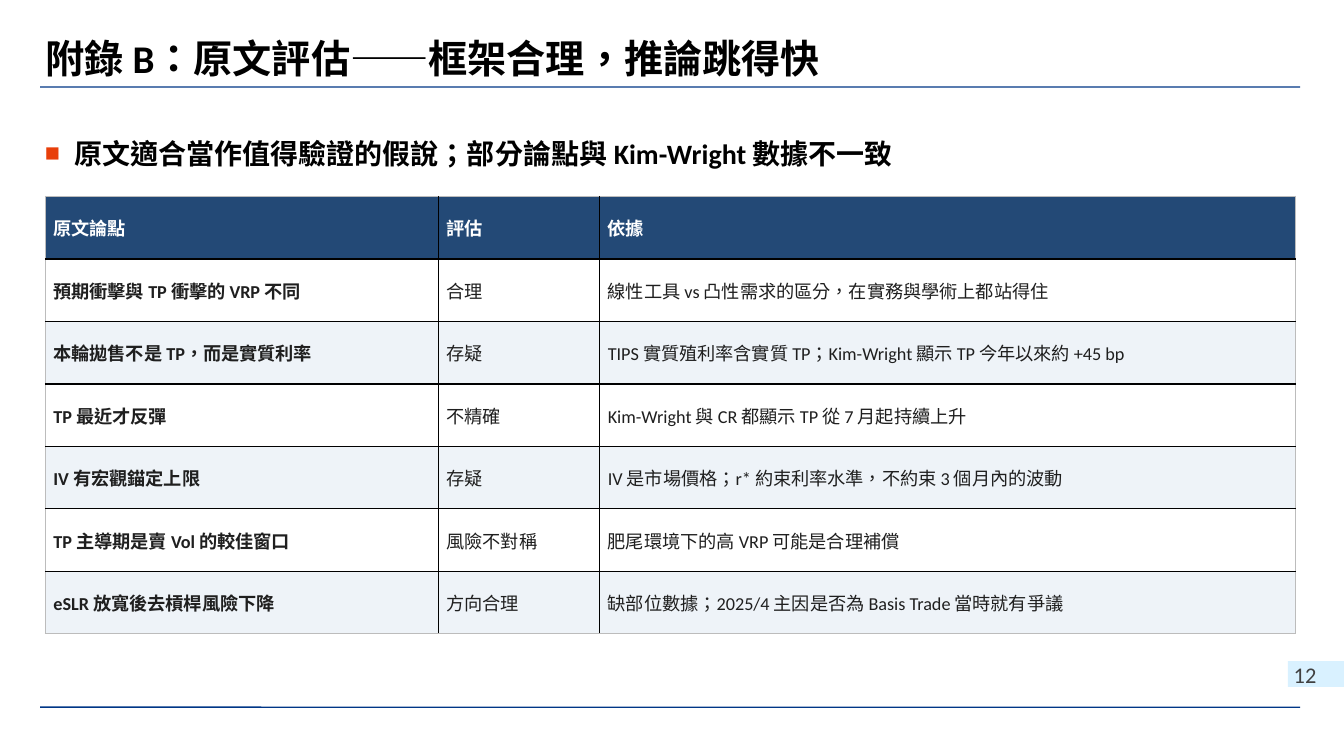
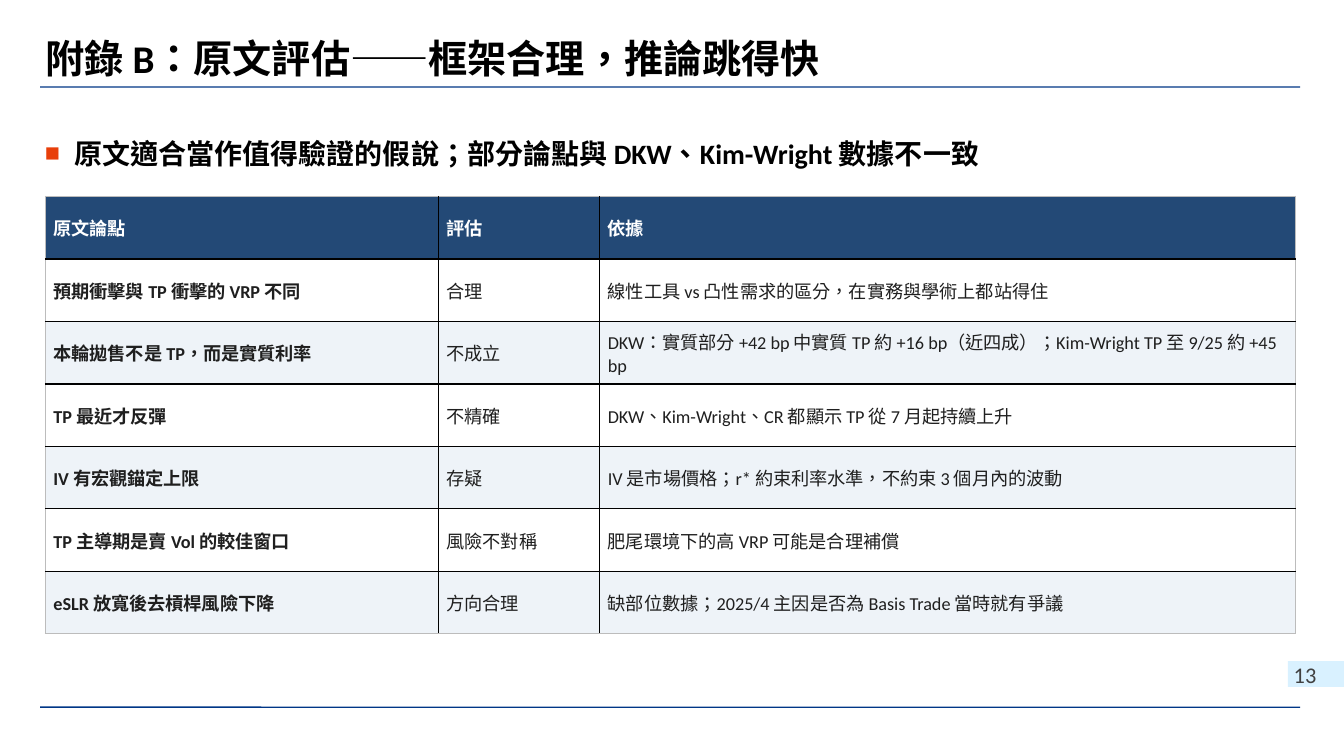
Before and after one commit to wlinoxox/US-Bond-Vol, a slide deck: slide 13 of slides/2026-10-03_us-treasury-vol-regime-change.pptx (slide 12 before the commit). Drawn at 1344x756 pixels with LibreOffice and Linux fonts; fonts in the diff are those of the drawing; background and template pictures are left out. Boxes give left, top, right and bottom in pixels: in the first picture for what was removed or moved away, otherwise in the second. Text is boxed around its words. In the diff, an @@ line names an element or a change of style, - is before the commit and + after.

```diff
--- a/slides/2026-10-03_us-treasury-vol-regime-change.pptx
+++ b/slides/2026-10-03_us-treasury-vol-regime-change.pptx
@@ text at (x1=74, y1=140, x2=979, y2=169): text changed @@
-■ 原文適合當作值得驗證的假說；部分論點與 Kim-Wright 數據不一致
+■ 原文適合當作值得驗證的假說；部分論點與 DKW、Kim-Wright 數據不一致
@@ table at (x1=45, y1=197, x2=1296, y2=634) @@
-row 3, column 2: 存疑
+row 3, column 2: 不成立
-row 3, column 3: TIPS 實質殖利率含實質 TP；Kim-Wright 顯示 TP 今年以來約 +45 bp
+row 3, column 3: DKW：實質部分 +42 bp 中實質 TP 約 +16 bp（近四成）；Kim-Wright TP 至 9/25 約 +45 bp
-row 4, column 3: Kim-Wright 與 CR 都顯示 TP 從 7 月起持續上升
+row 4, column 3: DKW、Kim-Wright、CR 都顯示 TP 從 7 月起持續上升
@@ page number at (x1=1294, y1=668, x2=1317, y2=683): text changed @@
-12
+13
```
Also in this commit, not shown: 3 other slides changed, 1 slide added, 1 other file.
